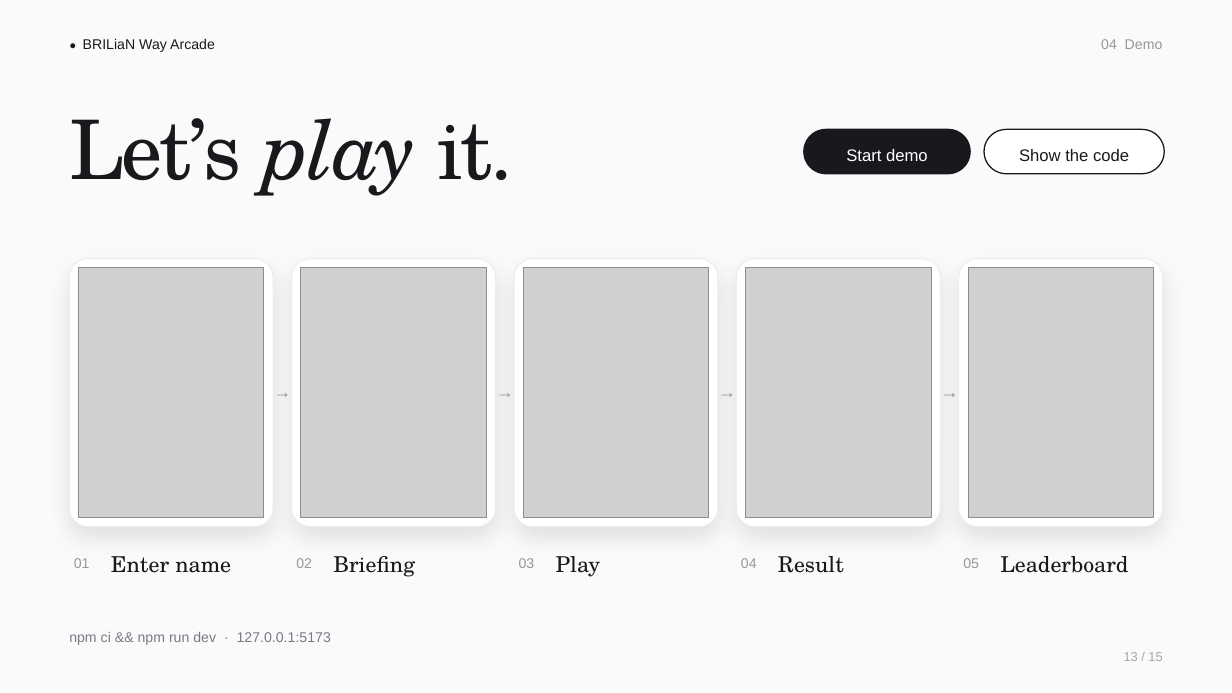
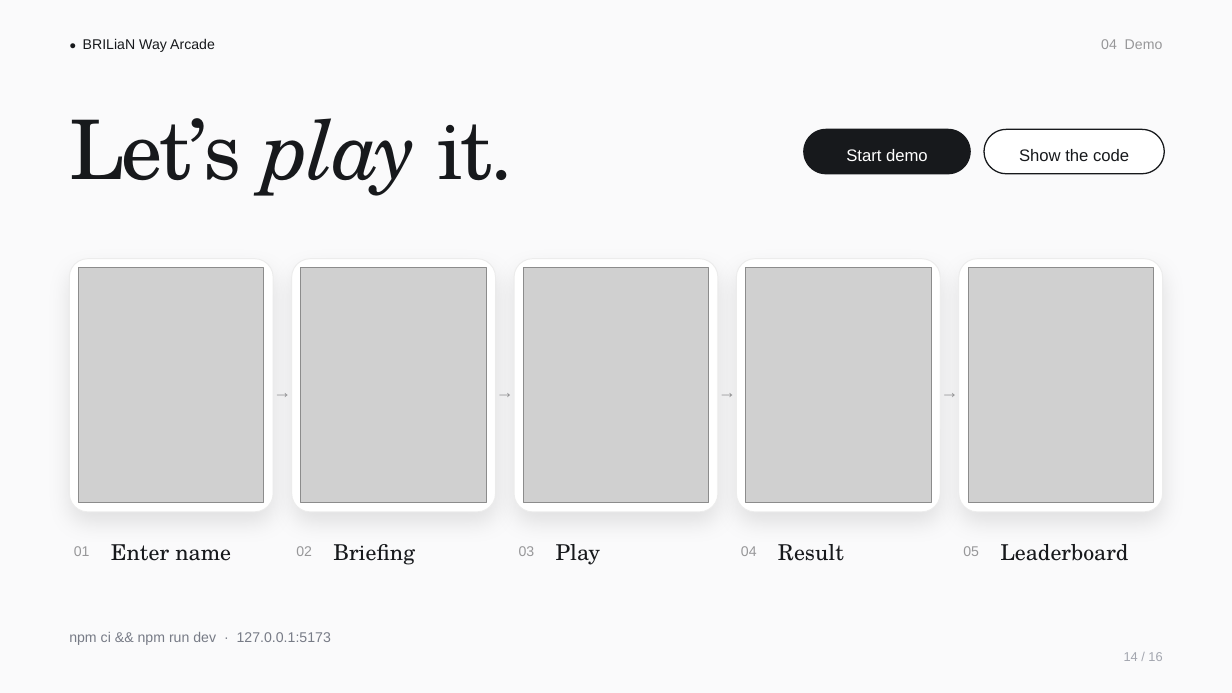
Before and after one commit to sudnanidref/bw-games, a slide deck: slide 14 of docs/pitch/brilian-way-sdd-v2.pptx (slide 13 before the commit). Drawn at 1232x693 pixels with LibreOffice and Linux fonts; fonts in the diff are those of the drawing; grey boxes stand for pictures. Boxes give left, top, right and bottom in pixels: in the first picture for what was removed or moved away, otherwise in the second. Text is boxed around its words. In the diff, an @@ line names an element or a change of style, - is before the commit and + after.

```diff
--- a/docs/pitch/brilian-way-sdd-v2.pptx
+++ b/docs/pitch/brilian-way-sdd-v2.pptx
@@ rounded rectangle: place and size @@
-rounded rectangle at [69,259,274,527]
+rounded rectangle at [69,259,274,512]
@@ picture: place and size @@
-picture at [79,268,264,518]
+picture at [79,268,264,503]
@@ rounded rectangle: place and size @@
-rounded rectangle at [292,259,496,527]
+rounded rectangle at [292,259,496,512]
@@ picture: place and size @@
-picture at [301,268,487,518]
+picture at [301,268,487,503]
@@ rounded rectangle: place and size @@
-rounded rectangle at [514,259,718,527]
+rounded rectangle at [514,259,718,512]
@@ picture: place and size @@
-picture at [523,268,709,518]
+picture at [523,268,709,503]
@@ rounded rectangle: place and size @@
-rounded rectangle at [737,259,941,527]
+rounded rectangle at [737,259,941,512]
@@ picture: place and size @@
-picture at [746,268,932,518]
+picture at [746,268,932,503]
@@ rounded rectangle: place and size @@
-rounded rectangle at [959,259,1164,527]
+rounded rectangle at [959,259,1164,512]
@@ picture: place and size @@
-picture at [969,268,1154,518]
+picture at [969,268,1154,503]
@@ 10 texts: place and size @@
-10 texts at [74,556,1128,577]
+10 texts at [74,544,1128,565]
@@ text at [1124,652,1162,661]: text changed @@
-13 / 15
+14 / 16
```
Also in this commit, not shown: 14 other slides changed, 1 slide added, 4 other files.
